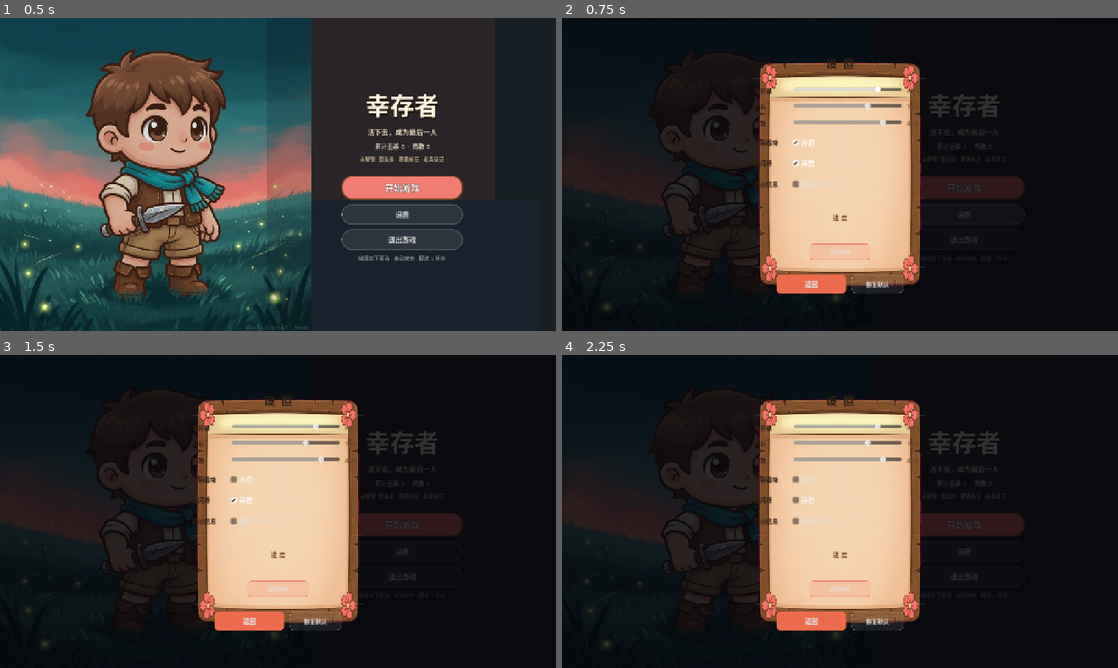
Above: before the commit, frames 1-4 (two rows, left to right).
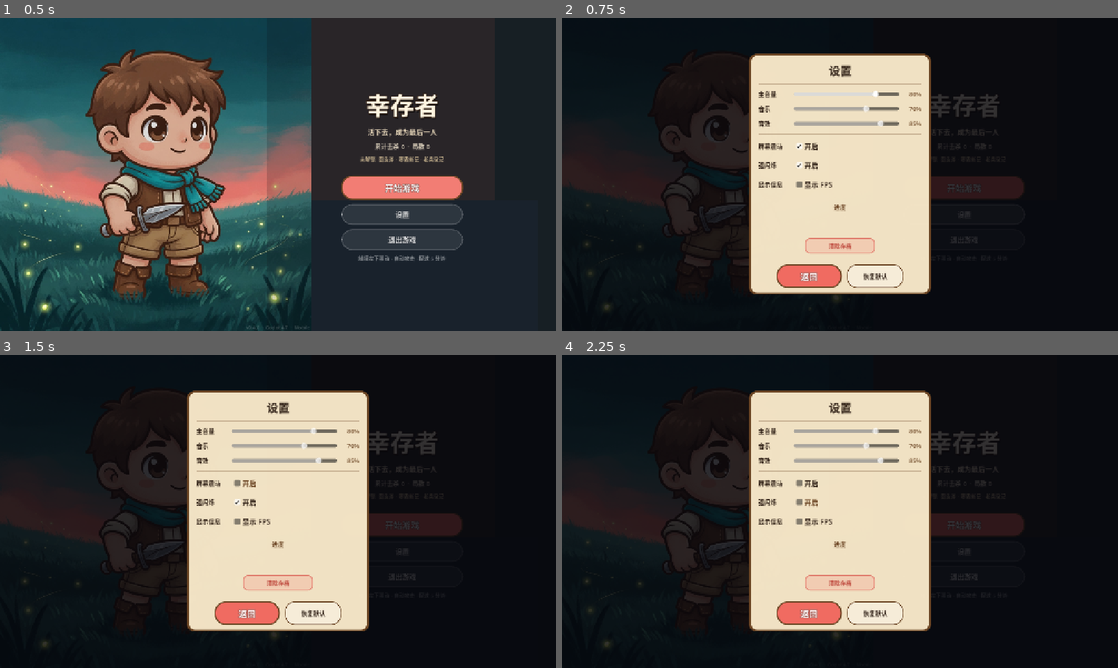
Above: after the commit, the same moments.

Repository: zoubaizoubai/survival_test
Game: Godot game, scene res://scenes/home.tscn
The game is run twice, just before and just after one commit, with the same random seed, the same clock (stepped at 60 frames per second) and the same inputs. The engine's default icon, where the game draws it, is replaced by a stand-in: a white triangle on a blue panel in a dark square.
Inputs:
- Up to frame 1 (0.5 s): no input
- Up to frame 2 (0.75 s): click "设置" at 0.5 s
- Up to frame 3 (1.5 s): click "开启" at 1.25 s
- Up to frame 4 (2.25 s): click "开启" at 2 s

Frame 1 is identical in both runs. In frame 2, 18% of the frame differs, in the area x 33-67%, y 11-89%; in frame 3, 18%; in frame 4, 18%.

Commit message:
fix: keep settings controls inside a cream wood panel
The 9-slice panel art had content margins too small, so titles, slider
labels, and action buttons spilled onto the home screen. Rebuild the
dialog as a clipped wood-bordered sheet with compact rows.

Diff:
--- a/scripts/home.gd
+++ b/scripts/home.gd
@@ -97,14 +97,12 @@
 	if info == null:
 		return
 	var prog: Dictionary = SaveData.get_unlock_progress()
-	var lines: Array = []
+	var parts: Array = []
 	for uid in prog.keys():
 		var u: Dictionary = prog[uid] as Dictionary
-		var unlocked: bool = bool(u.get("unlocked", false))
-		var desc: String = str(u.get("desc", ""))
 		var name: String = str(u.get("name", uid))
-		lines.append("%s: %s [%s]" % [name, desc, "已解锁" if unlocked else "未解锁"])
-	info.text = "\n".join(lines)
+		parts.append("%s %s" % [name, "已解锁" if bool(u.get("unlocked", false)) else "未解锁"])
+	info.text = " · ".join(parts) if not parts.is_empty() else "尚无解锁记录"
 
 
 func _refresh_stats_display() -> void:
@@ -278,162 +276,54 @@
 	center.mouse_filter = Control.MOUSE_FILTER_PASS
 	settings_layer.add_child(center)
 	var panel := PanelContainer.new()
-	panel.custom_minimum_size = Vector2(440, 500)
-	panel.add_theme_stylebox_override("panel", UiStyle.texture_box("res://assets/ui/panel.png", 48.0, 22.0))
+	panel.custom_minimum_size = Vector2(420, 0)
+	panel.clip_contents = true
+	var panel_sb := StyleBoxFlat.new()
+	panel_sb.bg_color = Color(UiStyle.CREAM.r, UiStyle.CREAM.g, UiStyle.CREAM.b, 0.98)
+	panel_sb.set_corner_radius_all(18)
+	panel_sb.set_border_width_all(5)
+	panel_sb.border_color = UiStyle.WOOD
+	panel_sb.content_margin_left = 22
+	panel_sb.content_margin_right = 22
+	panel_sb.content_margin_top = 18
+	panel_sb.content_margin_bottom = 16
+	panel.add_theme_stylebox_override("panel", panel_sb)
 	center.add_child(panel)
 	var vbox := VBoxContainer.new()
-	vbox.add_theme_constant_override("separation", 16)
+	vbox.add_theme_constant_override("separation", 12)
 	panel.add_child(vbox)
-	# 标题
 	var title := Label.new()
-	title.text = "设  置"
+	title.text = "设置"
 	title.horizontal_alignment = HORIZONTAL_ALIGNMENT_CENTER
 	title.add_theme_font_size_override("font_size", 26)
 	title.add_theme_color_override("font_color", UiStyle.INK)
 	vbox.add_child(title)
 	vbox.add_child(_make_separator())
-	# 音量行
-	var vol_row := HBoxContainer.new()
-	vol_row.add_theme_constant_override("separation", 12)
-	vol_row.alignment = BoxContainer.ALIGNMENT_CENTER
-	var vol_title := Label.new()
-	vol_title.text = "主音量"
-	vol_title.custom_minimum_size = Vector2(80, 0)
-	vol_title.add_theme_font_size_override("font_size", 14)
-	vol_title.add_theme_color_override("font_color", UiStyle.INK)
-	vol_row.add_child(vol_title)
-	volume_slider = HSlider.new()
-	volume_slider.min_value = 0.0
-	volume_slider.max_value = 1.0
-	volume_slider.step = 0.05
+	volume_slider = _make_settings_slider()
 	volume_slider.value = Settings.master_volume
-	volume_slider.size_flags_horizontal = Control.SIZE_EXPAND_FILL
-	volume_slider.focus_mode = Control.FOCUS_ALL
 	volume_slider.value_changed.connect(_on_volume_changed)
-	vol_row.add_child(volume_slider)
 	volume_label = Label.new()
-	volume_label.text = "%d%%" % int(Settings.master_volume * 100)
-	volume_label.custom_minimum_size = Vector2(44, 0)
-	volume_label.add_theme_font_size_override("font_size", 14)
-	volume_label.add_theme_color_override("font_color", UiStyle.WOOD)
-	vol_row.add_child(volume_label)
-	vbox.add_child(vol_row)
-	# 音乐行
-	var music_row := HBoxContainer.new()
-	music_row.add_theme_constant_override("separation", 12)
-	music_row.alignment = BoxContainer.ALIGNMENT_CENTER
-	var music_title := Label.new()
-	music_title.text = "音乐"
-	music_title.custom_minimum_size = Vector2(80, 0)
-	music_title.add_theme_font_size_override("font_size", 14)
-	music_title.add_theme_color_override("font_color", UiStyle.INK)
-	music_row.add_child(music_title)
-	music_slider = HSlider.new()
-	music_slider.min_value = 0.0
-	music_slider.max_value = 1.0
-	music_slider.step = 0.05
+	vbox.add_child(_make_slider_row("主音量", volume_slider, volume_label, int(Settings.master_volume * 100)))
+	music_slider = _make_settings_slider()
 	music_slider.value = Settings.music_volume
-	music_slider.size_flags_horizontal = Control.SIZE_EXPAND_FILL
-	music_slider.focus_mode = Control.FOCUS_ALL
 	music_slider.value_changed.connect(_on_music_changed)
-	music_row.add_child(music_slider)
 	music_label = Label.new()
-	music_label.text = "%d%%" % int(Settings.music_volume * 100)
-	music_label.custom_minimum_size = Vector2(44, 0)
-	music_label.add_theme_font_size_override("font_size", 14)
-	music_label.add_theme_color_override("font_color", UiStyle.WOOD)
-	music_row.add_child(music_label)
-	vbox.add_child(music_row)
-	# 音效行
-	var sfx_row := HBoxContainer.new()
-	sfx_row.add_theme_constant_override("separation", 12)
-	sfx_row.alignment = BoxContainer.ALIGNMENT_CENTER
-	var sfx_title := Label.new()
-	sfx_title.text = "音效"
-	sfx_title.custom_minimum_size = Vector2(80, 0)
-	sfx_title.add_theme_font_size_override("font_size", 14)
-	sfx_title.add_theme_color_override("font_color", UiStyle.INK)
-	sfx_row.add_child(sfx_title)
-	sfx_slider = HSlider.new()
-	sfx_slider.min_value = 0.0
-	sfx_slider.max_value = 1.0
-	sfx_slider.step = 0.05
+	vbox.add_child(_make_slider_row("音乐", music_slider, music_label, int(Settings.music_volume * 100)))
+	sfx_slider = _make_settings_slider()
 	sfx_slider.value = Settings.sfx_volume
-	sfx_slider.size_flags_horizontal = Control.SIZE_EXPAND_FILL
-	sfx_slider.focus_mode = Control.FOCUS_ALL
 	sfx_slider.value_changed.connect(_on_sfx_changed)
-	sfx_row.add_child(sfx_slider)
 	sfx_label = Label.new()
-	sfx_label.text = "%d%%" % int(Settings.sfx_volume * 100)
-	sfx_label.custom_minimum_size = Vector2(44, 0)
-	sfx_label.add_theme_font_size_override("font_size", 14)
-	sfx_label.add_theme_color_override("font_color", UiStyle.WOOD)
-	sfx_row.add_child(sfx_label)
-	vbox.add_child(sfx_row)
-	# 震动行
-	var shake_row := HBoxContainer.new()
-	shake_row.alignment = BoxContainer.ALIGNMENT_CENTER
-	var shake_label := Label.new()
-	shake_label.text = "屏幕震动"
-	shake_label.custom_minimum_size = Vector2(80, 0)
-	shake_label.add_theme_font_size_override("font_size", 14)
-	shake_label.add_theme_color_override("font_color", UiStyle.INK)
-	shake_row.add_child(shake_label)
+	vbox.add_child(_make_slider_row("音效", sfx_slider, sfx_label, int(Settings.sfx_volume * 100)))
+	vbox.add_child(_make_separator())
 	shake_check = CheckBox.new()
-	shake_check.text = "开启"
-	shake_check.button_pressed = Settings.shake_enabled
-	shake_check.focus_mode = Control.FOCUS_ALL
-	shake_check.toggled.connect(_on_shake_toggled)
-	shake_row.add_child(shake_check)
-	shake_row.add_child(Control.new()) # spacer
-	var shake_spacer := Control.new()
-	shake_spacer.size_flags_horizontal = Control.SIZE_EXPAND_FILL
-	shake_row.add_child(shake_spacer)
-	vbox.add_child(shake_row)
-	# 强闪烁行
-	var flash_row := HBoxContainer.new()
-	flash_row.alignment = BoxContainer.ALIGNMENT_CENTER
-	var flash_label := Label.new()
-	flash_label.text = "强闪烁"
-	flash_label.custom_minimum_size = Vector2(80, 0)
-	flash_label.add_theme_font_size_override("font_size", 14)
-	flash_label.add_theme_color_override("font_color", UiStyle.INK)
-	flash_row.add_child(flash_label)
+	vbox.add_child(_make_check_row("屏幕震动", shake_check, "开启", Settings.shake_enabled, _on_shake_toggled))
 	flash_check = CheckBox.new()
-	flash_check.text = "开启"
-	flash_check.button_pressed = Settings.flash_enabled
-	flash_check.focus_mode = Control.FOCUS_ALL
-	flash_check.toggled.connect(_on_flash_toggled)
-	flash_row.add_child(flash_check)
-	var flash_spacer := Control.new()
-	flash_spacer.size_flags_horizontal = Control.SIZE_EXPAND_FILL
-	flash_row.add_child(flash_spacer)
-	vbox.add_child(flash_row)
-	# FPS 行（显示选项）
-	var fps_row := HBoxContainer.new()
-	fps_row.alignment = BoxContainer.ALIGNMENT_CENTER
-	var fps_label := Label.new()
-	fps_label.text = "显示信息"
-	fps_label.custom_minimum_size = Vector2(80, 0)
-	fps_label.add_theme_font_size_override("font_size", 14)
-	fps_label.add_theme_color_override("font_color", UiStyle.INK)
-	fps_row.add_child(fps_label)
+	vbox.add_child(_make_check_row("强闪烁", flash_check, "开启", Settings.flash_enabled, _on_flash_toggled))
 	fps_check = CheckBox.new()
-	fps_check.text = "显示 FPS"
-	fps_check.button_pressed = Settings.fps_visible
-	fps_check.focus_mode = Control.FOCUS_ALL
-	fps_check.toggled.connect(_on_fps_toggled)
-	fps_row.add_child(fps_check)
-	var fps_spacer := Control.new()
-	fps_spacer.size_flags_horizontal = Control.SIZE_EXPAND_FILL
-	fps_row.add_child(fps_spacer)
-	vbox.add_child(fps_row)
-	vbox.add_child(_make_separator())
-	# 按钮行
-	# 解锁进度与清除存档
+	vbox.add_child(_make_check_row("显示信息", fps_check, "显示 FPS", Settings.fps_visible, _on_fps_toggled))
 	vbox.add_child(_make_separator())
 	var unlock_title := Label.new()
-	unlock_title.text = "进 度"
+	unlock_title.text = "进度"
 	unlock_title.horizontal_alignment = HORIZONTAL_ALIGNMENT_CENTER
 	unlock_title.add_theme_font_size_override("font_size", 14)
 	unlock_title.add_theme_color_override("font_color", UiStyle.WOOD)
@@ -442,21 +332,26 @@
 	unlock_info.name = "UnlockInfo"
 	unlock_info.horizontal_alignment = HORIZONTAL_ALIGNMENT_CENTER
 	unlock_info.autowrap_mode = TextServer.AUTOWRAP_WORD_SMART
+	unlock_info.custom_minimum_size = Vector2(0, 36)
 	unlock_info.add_theme_font_size_override("font_size", 12)
-	unlock_info.add_theme_color_override("font_color", Color(UiStyle.INK.r, UiStyle.INK.g, UiStyle.INK.b, 0.75))
+	unlock_info.add_theme_color_override("font_color", Color(UiStyle.INK.r, UiStyle.INK.g, UiStyle.INK.b, 0.8))
 	vbox.add_child(unlock_info)
 	var clear_btn := Button.new()
 	clear_btn.text = "清除存档"
-	clear_btn.custom_minimum_size = Vector2(140, 38)
+	clear_btn.custom_minimum_size = Vector2(160, 36)
 	clear_btn.focus_mode = Control.FOCUS_ALL
-	clear_btn.add_theme_font_size_override("font_size", 12)
+	clear_btn.add_theme_font_size_override("font_size", 13)
+	clear_btn.add_theme_color_override("font_color", Color(0.72, 0.22, 0.18))
+	clear_btn.add_theme_color_override("font_hover_color", Color(0.85, 0.2, 0.16))
 	var sb_clear := StyleBoxFlat.new()
-	sb_clear.bg_color = Color(0.95, 0.35, 0.35, 0.12)
-	sb_clear.set_corner_radius_all(8)
-	sb_clear.set_border_width_all(1)
-	sb_clear.border_color = Color(0.95, 0.35, 0.35, 0.35)
+	sb_clear.bg_color = Color(0.95, 0.35, 0.35, 0.16)
+	sb_clear.set_corner_radius_all(10)
+	sb_clear.set_border_width_all(2)
+	sb_clear.border_color = Color(0.85, 0.32, 0.28, 0.7)
 	clear_btn.add_theme_stylebox_override("normal", sb_clear)
-	clear_btn.add_theme_stylebox_override("hover", sb_clear)
+	var sb_clear_h: StyleBoxFlat = sb_clear.duplicate()
+	sb_clear_h.bg_color = Color(0.95, 0.35, 0.35, 0.28)
+	clear_btn.add_theme_stylebox_override("hover", sb_clear_h)
 	clear_btn.add_theme_stylebox_override("pressed", sb_clear)
 	clear_btn.pressed.connect(func():
 		SaveData.clear()
@@ -466,7 +361,6 @@
 	var cc := CenterContainer.new()
 	cc.add_child(clear_btn)
 	vbox.add_child(cc)
-	# 初始化解锁信息
 	call_deferred("_refresh_unlock_info")
 	vbox.add_child(_make_separator())
 	var btn_row := HBoxContainer.new()
@@ -474,36 +368,31 @@
 	btn_row.add_theme_constant_override("separation", 12)
 	var back_btn := Button.new()
 	back_btn.text = "返回"
-	back_btn.custom_minimum_size = Vector2(160, 44)
+	back_btn.custom_minimum_size = Vector2(150, 44)
 	back_btn.focus_mode = Control.FOCUS_ALL
-	back_btn.add_theme_font_size_override("font_size", 15)
-	var sb_back := StyleBoxFlat.new()
-	sb_back.bg_color = Color(0.93, 0.42, 0.3)
-	sb_back.set_corner_radius_all(10)
-	sb_back.content_margin_left = 16
-	sb_back.content_margin_right = 16
-	sb_back.content_margin_top = 8
-	sb_back.content_margin_bottom = 8
-	back_btn.add_theme_stylebox_override("normal", sb_back)
-	back_btn.add_theme_stylebox_override("hover", sb_back)
-	back_btn.add_theme_stylebox_override("pressed", sb_back)
-	back_btn.add_theme_stylebox_override("focus", sb_back)
+	UiStyle.apply_button(back_btn, true)
 	back_btn.pressed.connect(_on_settings_back)
 	btn_row.add_child(back_btn)
 	var reset_btn := Button.new()
 	reset_btn.text = "恢复默认"
-	reset_btn.custom_minimum_size = Vector2(120, 44)
+	reset_btn.custom_minimum_size = Vector2(130, 44)
 	reset_btn.focus_mode = Control.FOCUS_ALL
-	reset_btn.add_theme_font_size_override("font_size", 13)
+	reset_btn.add_theme_font_size_override("font_size", 14)
+	reset_btn.add_theme_color_override("font_color", UiStyle.INK)
+	reset_btn.add_theme_color_override("font_hover_color", UiStyle.WOOD)
 	var sb_reset := StyleBoxFlat.new()
-	sb_reset.bg_color = Color(1, 1, 1, 0.08)
-	sb_reset.set_corner_radius_all(10)
-	sb_reset.set_border_width_all(1)
-	sb_reset.border_color = Color(1, 1, 1, 0.15)
+	sb_reset.bg_color = Color(1, 1, 1, 0.35)
+	sb_reset.set_corner_radius_all(22)
+	sb_reset.set_border_width_all(2)
+	sb_reset.border_color = UiStyle.WOOD
+	sb_reset.content_margin_left = 14
+	sb_reset.content_margin_right = 14
 	reset_btn.add_theme_stylebox_override("normal", sb_reset)
-	reset_btn.add_theme_stylebox_override("hover", sb_reset)
+	var sb_reset_h: StyleBoxFlat = sb_reset.duplicate()
+	sb_reset_h.bg_color = Color(1, 1, 1, 0.55)
+	reset_btn.add_theme_stylebox_override("hover", sb_reset_h)
 	reset_btn.add_theme_stylebox_override("pressed", sb_reset)
-	reset_btn.add_theme_stylebox_override("focus", StyleBoxEmpty.new())
+	reset_btn.add_theme_stylebox_override("focus", sb_reset_h)
 	reset_btn.pressed.connect(_on_reset_pressed)
 	btn_row.add_child(reset_btn)
 	vbox.add_child(btn_row)
@@ -517,8 +406,58 @@
 func _make_separator() -> ColorRect:
 	var sep := ColorRect.new()
 	sep.custom_minimum_size = Vector2(0, 1)
-	sep.color = Color(1, 1, 1, 0.08)
+	sep.color = Color(UiStyle.WOOD.r, UiStyle.WOOD.g, UiStyle.WOOD.b, 0.28)
 	return sep
+
+
+func _make_settings_slider() -> HSlider:
+	var sl := HSlider.new()
+	sl.min_value = 0.0
+	sl.max_value = 1.0
+	sl.step = 0.05
+	sl.size_flags_horizontal = Control.SIZE_EXPAND_FILL
+	sl.focus_mode = Control.FOCUS_ALL
+	sl.custom_minimum_size = Vector2(0, 22)
+	return sl
+
+
+func _make_slider_row(title_text: String, slider: HSlider, value_label: Label, pct: int) -> HBoxContainer:
+	var row := HBoxContainer.new()
+	row.add_theme_constant_override("separation", 10)
+	var title := Label.new()
+	title.text = title_text
+	title.custom_minimum_size = Vector2(72, 0)
+	title.add_theme_font_size_override("font_size", 14)
+	title.add_theme_color_override("font_color", UiStyle.INK)
+	row.add_child(title)
+	row.add_child(slider)
+	value_label.text = "%d%%" % pct
+	value_label.custom_minimum_size = Vector2(42, 0)
+	value_label.horizontal_alignment = HORIZONTAL_ALIGNMENT_RIGHT
+	value_label.add_theme_font_size_override("font_size", 14)
+	value_label.add_theme_color_override("font_color", UiStyle.WOOD)
+	row.add_child(value_label)
+	return row
+
+
+func _make_check_row(title_text: String, box: CheckBox, box_text: String, pressed: bool, cb: Callable) -> HBoxContainer:
+	var row := HBoxContainer.new()
+	row.add_theme_constant_override("separation", 10)
+	var title := Label.new()
+	title.text = title_text
+	title.custom_minimum_size = Vector2(72, 0)
+	title.add_theme_font_size_override("font_size", 14)
+	title.add_theme_color_override("font_color", UiStyle.INK)
+	row.add_child(title)
+	box.text = box_text
+	box.button_pressed = pressed
+	box.focus_mode = Control.FOCUS_ALL
+	box.add_theme_color_override("font_color", UiStyle.INK)
+	box.add_theme_color_override("font_hover_color", UiStyle.WOOD)
+	box.add_theme_color_override("font_pressed_color", UiStyle.INK)
+	box.toggled.connect(cb)
+	row.add_child(box)
+	return row
 
 
 func _on_volume_changed(v: float) -> void:
--- a/tests/baseline.json
+++ b/tests/baseline.json
@@ -1,5 +1,5 @@
 {
-	"elapsed_msec": 3707,
+	"elapsed_msec": 3806,
 	"godot_version": {
 		"build": "official",
 		"hash": "ed1daf0bf001b61586d9930840f2f1394092c079",
@@ -13,51 +13,51 @@
 	},
 	"scenarios": [
 		{
-			"avg_ms": 0.38017,
+			"avg_ms": 0.40679,
 			"elapsed": 60.0,
 			"enemies": 170,
 			"iterations": 200,
-			"object_count": 2649,
+			"object_count": 2646,
 			"object_nodes": 782,
-			"p50_ms": 0.376,
-			"p95_ms": 0.438,
+			"p50_ms": 0.399,
+			"p95_ms": 0.458,
 			"pickups": 350,
 			"seed": 1397,
 			"total_nodes": 777
 		},
 		{
-			"avg_ms": 0.43152,
+			"avg_ms": 0.47394,
 			"elapsed": 180.0,
 			"enemies": 171,
 			"iterations": 200,
-			"object_count": 2652,
+			"object_count": 2649,
 			"object_nodes": 784,
-			"p50_ms": 0.428,
-			"p95_ms": 0.481,
+			"p50_ms": 0.458,
+			"p95_ms": 0.591,
 			"pickups": 350,
 			"seed": 1517,
 			"total_nodes": 779
 		},
 		{
-			"avg_ms": 0.10604,
+			"avg_ms": 0.10961,
 			"elapsed": 300.0,
 			"enemies": 171,
 			"iterations": 200,
-			"object_count": 2652,
+			"object_count": 2649,
 			"object_nodes": 784,
-			"p50_ms": 0.095,
-			"p95_ms": 0.132,
+			"p50_ms": 0.098,
+			"p95_ms": 0.134,
 			"pickups": 350,
 			"seed": 1637,
 			"total_nodes": 779
 		},
 		{
-			"avg_ms": 0.34968,
+			"avg_ms": 0.3683,
 			"elapsed": 999.0,
 			"enemies": 170,
 			"label": "caps",
-			"object_count": 2661,
-			"p95_ms": 0.39,
+			"object_count": 2658,
+			"p95_ms": 0.409,
 			"pickups": 350,
 			"seed": 11336,
 			"total_nodes": 778
@@ -69,5 +69,5 @@
 		"passed": 347,
 		"total": 347
 	},
-	"timestamp": "2026-08-22 19:38:21"
+	"timestamp": "2026-08-22 19:57:58"
 }
